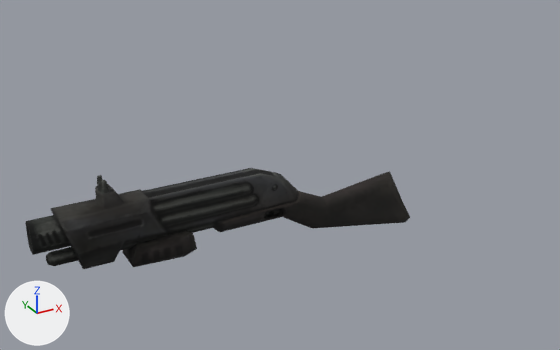
The glTF model Models/Arma/ArmaPlaceholder.glb, before and after one commit.
Camera for both pictures: a camera (50 mm lens) standing at (-0.843, -1.658, 0.928) and looking at (-0.016, -0.155, 0.176). Every picture has the same lights, and +X, +Y and +Z are marked at lower left. The older version comes first. Where no turn or scale is listed for an object, it has been applied to the vertices.

Names of what the first picture shows: 'Cubo.001'.
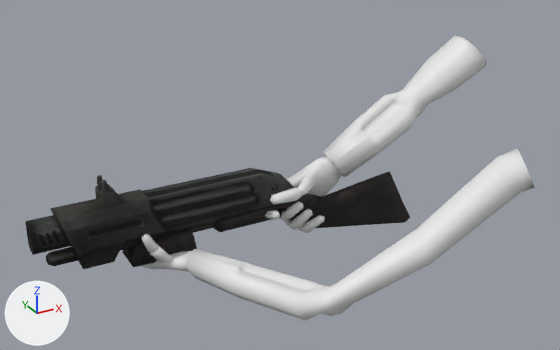
The edits, one by one:
Material 'Material.002' (mat_material_002) is new.
Its base color is (0.8, 0.8, 0.8) (white #e7e7e7).
Mesh me_cube_001 is new.
It has 848 vertices, 1676 faces and spans x -0.357..0.684, y -0.516..0.096, z -0.116..0.415.
It uses material mat_material_002 (white #e7e7e7).
Object 'QuakeGuy.001' (ob_quakeguy_001) is new; it shows me_cube_001.
Its location is (0.0, 0.0, 0.0).

Where the change shows, as pixel boxes [x1, y1, x2, y2] in the pictures (560 x 350 px):
'QuakeGuy.001', added: after [141, 35, 535, 320]
